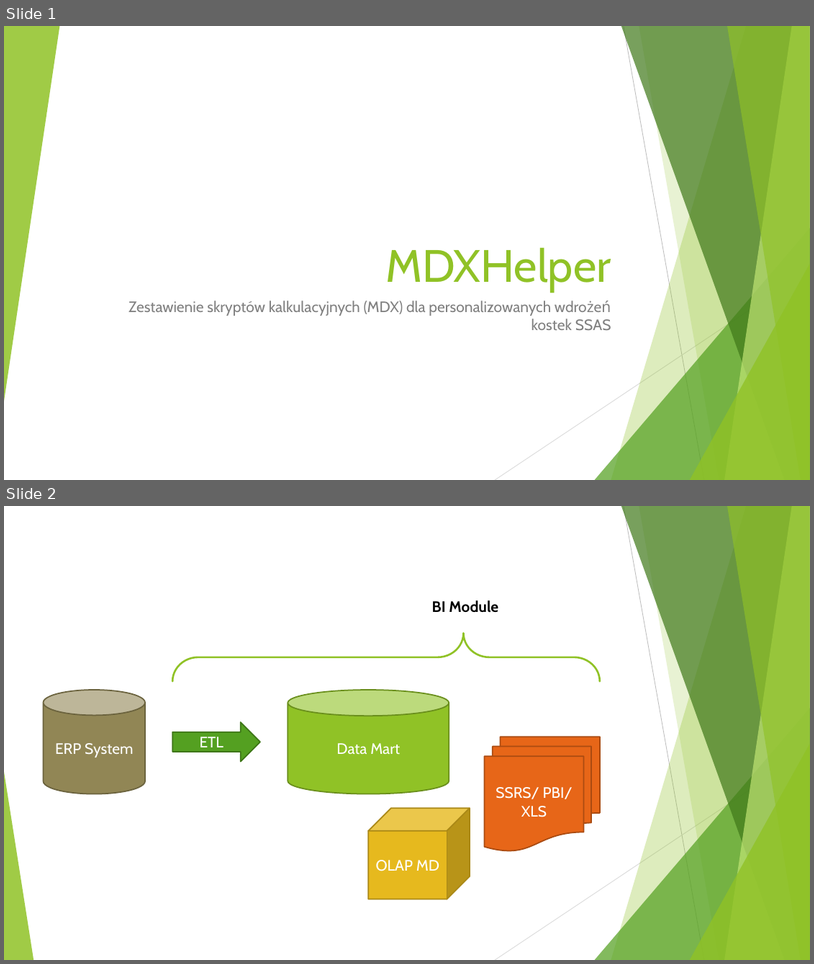
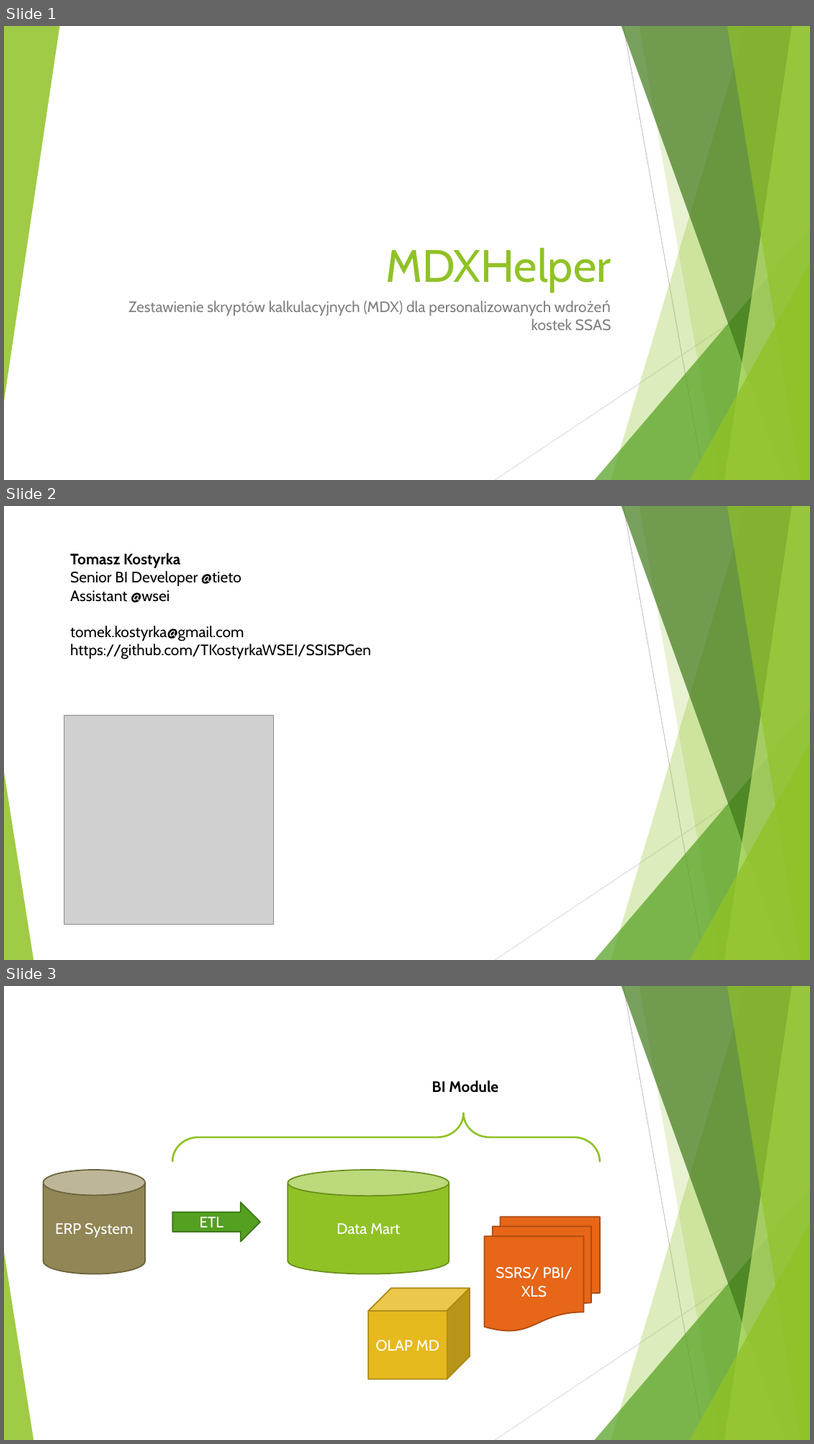
Before and after one commit to TKostyrkaWSEI/MDXHelper, a slide deck: _DCDemoFiles/DCSlajdy.pptx. Shown one above the other, each under a label of ours: slides 1 and 2 before the commit, slides 1, 2 and 3 after it. The pictures are 814x964 and 814x1444 pixels, drawn with LibreOffice and Linux fonts; fonts in the diff are those of the drawing; grey boxes stand for pictures. Boxes give left, top, right and bottom in pixels: in the first picture for what was removed or moved away, otherwise in the second. Text is boxed around its words. In the diff, an @@ line names an element or a change of style, - is before the commit and + after.

```diff
--- a/_DCDemoFiles/DCSlajdy.pptx
+++ b/_DCDemoFiles/DCSlajdy.pptx
@@ slide 2 added at <box>4,506,810,960</box>, background #FFFFFF; not listed: 10 template elements that a slide beside it also shows @@
@@ text added at <box>70,553,371,659</box>, 18 pt, text #000000 @@
+Tomasz Kostyrka
+Senior BI Developer @tieto
+Assistant @wsei
+tomek.kostyrka@gmail.com
+https://github.com/TKostyrkaWSEI/SSISPGen
@@ picture added at <box>64,715,274,924</box> @@
@@ what was slide 2 is now slide 3 @@
```
Also in this commit, not shown: 11 other slides added, 4 slides removed, 13 other files.
